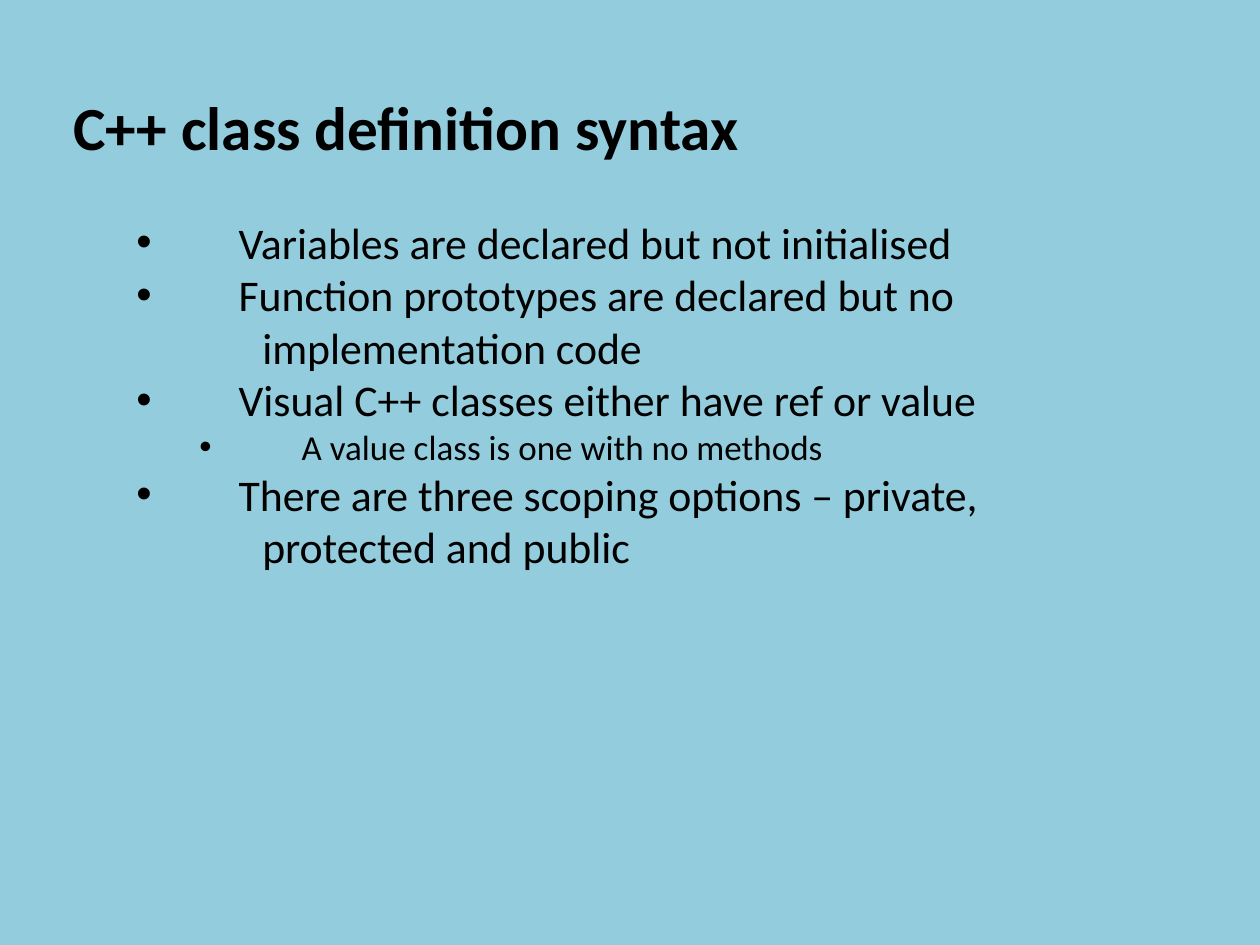
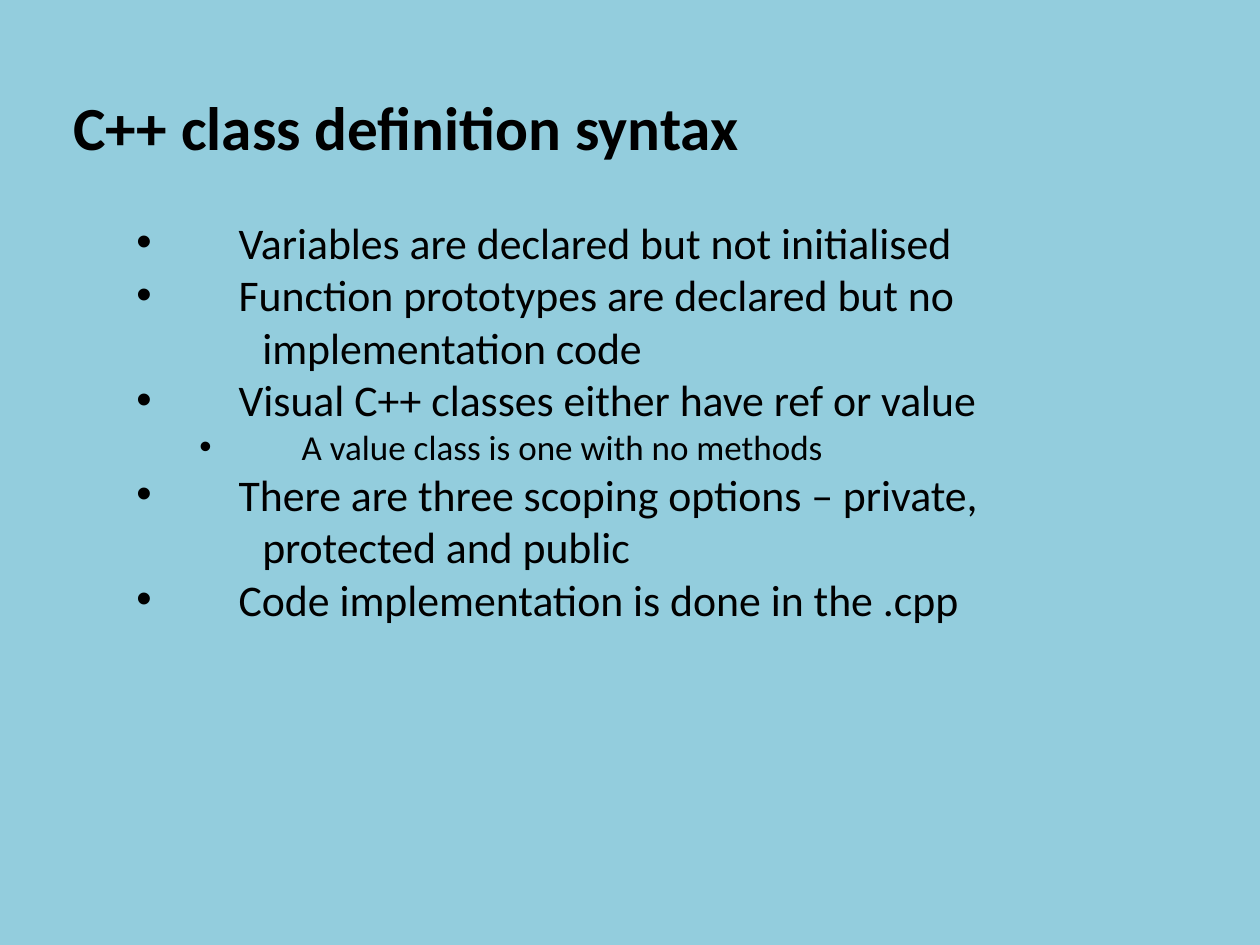
Before and after one commit to szetko/course-materials, a slide deck: slide 3 of Programming 4/02.1 File Structure/02.1 File Structure.pptx. Drawn at 1260x945 pixels with LibreOffice and Linux fonts; fonts in the diff are those of the drawing. Boxes give left, top, right and bottom in pixels: in the first picture for what was removed or moved away, otherwise in the second. Text is boxed around its words. In the diff, an @@ line names an element or a change of style, - is before the commit and + after.

Commit message:
Working on slides

```diff
--- a/Programming 4/02.1 File Structure/02.1 File Structure.pptx
+++ b/Programming 4/02.1 File Structure/02.1 File Structure.pptx
@@ text at box(239, 585, 958, 623): paragraph added @@
+    • Code implementation is done in the .cpp
```
Also in this commit, not shown: 1 other slide changed, 2 other files.
